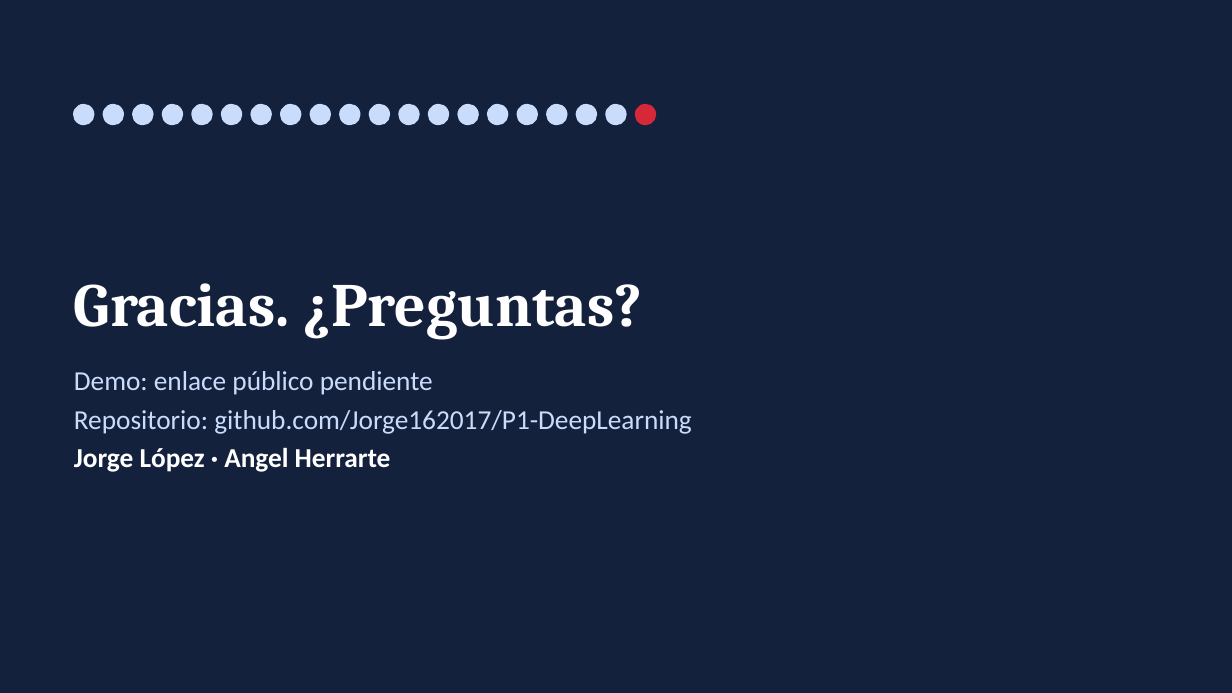
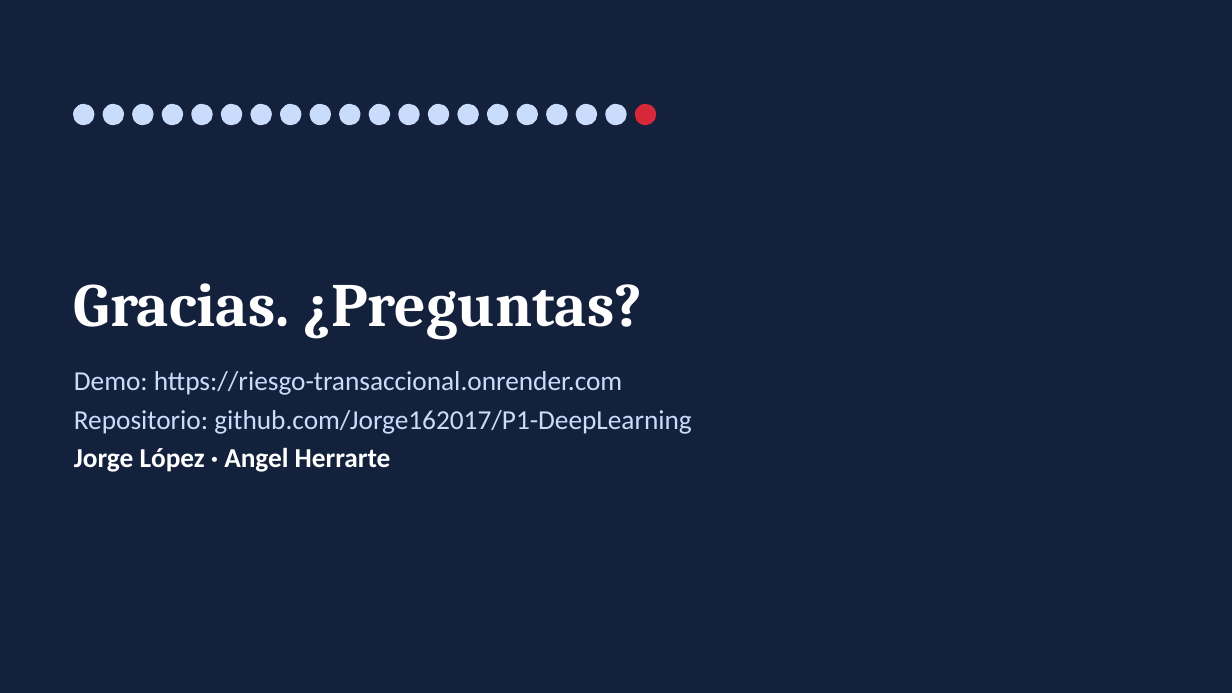
Before and after one commit to Jorge162017/P1-DeepLearning, a slide deck: slide 13 of presentacion/presentacion_final.pptx. Drawn at 1232x693 pixels with LibreOffice and Linux fonts; fonts in the diff are those of the drawing. Boxes give left, top, right and bottom in pixels: in the first picture for what was removed or moved away, otherwise in the second. Text is boxed around its words. In the diff, an @@ line names an element or a change of style, - is before the commit and + after.

Commit message:
docs: actualizar presentacion con enlace y evidencias publicas

```diff
--- a/presentacion/presentacion_final.pptx
+++ b/presentacion/presentacion_final.pptx
@@ text at box(74, 371, 622, 395): text changed @@
-Demo: enlace público pendiente
+Demo: https://riesgo-transaccional.onrender.com
```
Also in this commit, not shown: 2 other slides changed, 2 other files.
